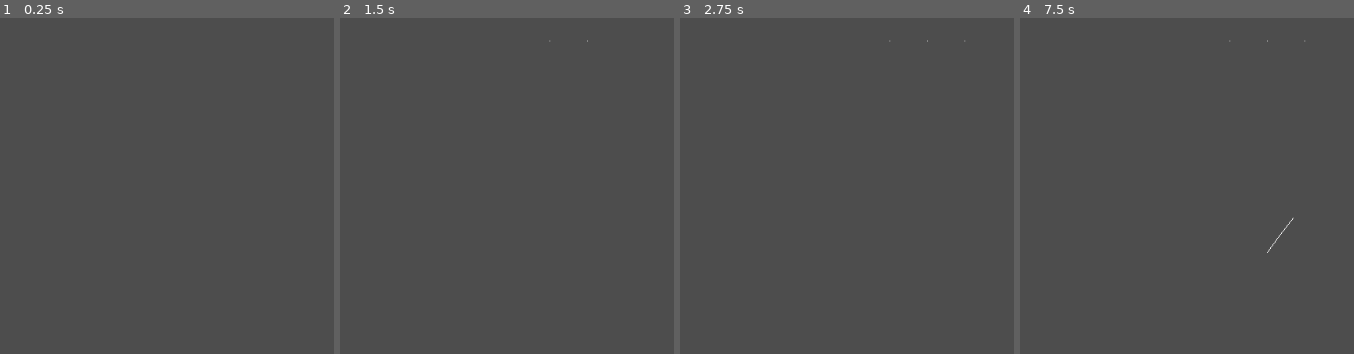
Above: before the commit, frames 1-4 (left to right).
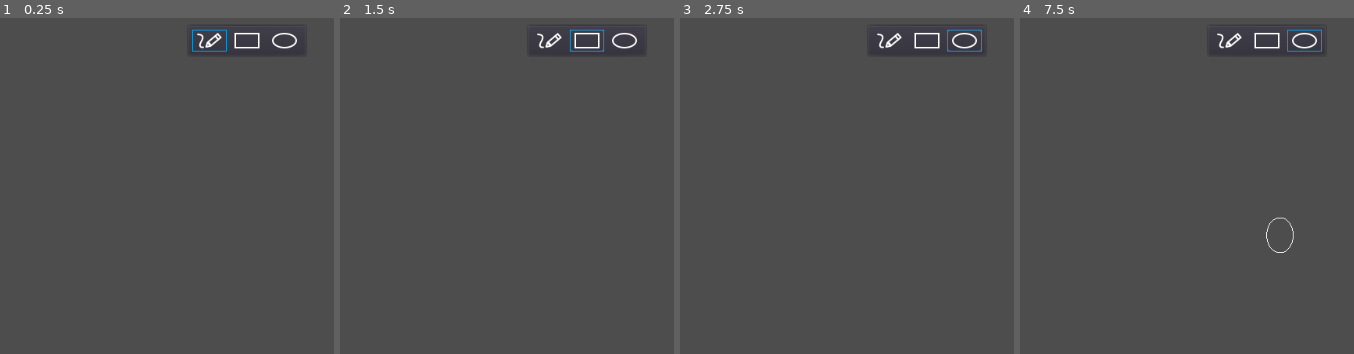
Above: after the commit, the same moments.

Repository: gilzoide/draw-over
Game: Godot game, scene res://main.tscn
The game is run twice, just before and just after one commit, with the same random seed, the same clock (stepped at 60 frames per second) and the same inputs.
Inputs (mouse positions are in pixels of both pictures, inside the frame that each line leads up to):
- Up to frame 1 (0.25 s): no input
- Up to frame 2 (1.5 s): click (550, 41) at 0.52 s; click (587, 41) at 1.27 s
- Up to frame 3 (2.75 s): click (963, 41) at 2.02 s
- Up to frame 4 (7.5 s): click (1230, 41) at 2.77 s; click (1267, 41) at 3.52 s; click (1303, 41) at 4.27 s; click (1230, 41) at 5.02 s; click (1267, 41) at 5.77 s; click (1303, 41) at 6.52 s; tap Enter at 7.25 s; drag from (1267, 253) to (1347, 149) at 7.27 s

The runs differ from the first frame. In frame 1, 0.6% of the frame differs, in the area x 57-90%, y 3-11%; in frame 2, 0.6%; in frame 3, 0.6%; in frame 4, 0.8%, in the area x 58-91%, y 3-70%.

Commit message:
Add toolbar, add board mode, add brush

Diff:
--- /dev/null
+++ b/brush.gd
@@ -0,0 +1,20 @@
+# Copyright (c) 2021 Gil Barbosa Reis.
+# This Source Code Form is subject to the terms of the Mozilla Public
+# License, v. 2.0. If a copy of the MPL was not distributed with this
+# file, You can obtain one at https://mozilla.org/MPL/2.0/.
+extends Resource
+
+export(float, 1, 128) var line_width = 1 setget set_line_width
+export(Color) var color = Color.white setget set_color
+
+
+func set_line_width(value: float) -> void:
+	if value != line_width:
+		line_width = value
+		emit_signal("changed")
+
+
+func set_color(value: Color) -> void:
+	if value != color:
+		color = value
+		emit_signal("changed")
--- a/draw_item.gd
+++ b/draw_item.gd
@@ -1,20 +1,27 @@
+# Copyright (c) 2021 Gil Barbosa Reis.
+# This Source Code Form is subject to the terms of the Mozilla Public
+# License, v. 2.0. If a copy of the MPL was not distributed with this
+# file, You can obtain one at https://mozilla.org/MPL/2.0/.
 extends Node2D
 
 enum Format {
-	LINE_STRIP,
+	PENCIL,
 	RECTANGLE,
 	ELLIPSE,
 }
 
-export(Format) var format = Format.LINE_STRIP
+const Brush = preload("res://brush.gd")
+
+export(Format) var format = Format.PENCIL
 
 export(Color) var color = Color.white
+export(float) var line_width = 1.0
 var origin: Vector2
-var param  # PoolVector2Array for LINE_STRIP, Rect2 for others
+var param  # PoolVector2Array for PENCIL, Rect2 for others
 
 
 func _draw() -> void:
-	if format == Format.LINE_STRIP:
+	if format == Format.PENCIL:
 		draw_polyline(param, color)
 	elif format == Format.RECTANGLE:
 		draw_rect(param, color, false)
@@ -27,15 +34,20 @@
 
 func start(point: Vector2) -> void:
 	origin = point
-	if format == Format.LINE_STRIP:
+	if format == Format.PENCIL:
 		param = PoolVector2Array([point, point + Vector2(1, 0)])
 	else:
 		param = Rect2(point, Vector2.ONE)
 	update()
 
 
+func set_brush(brush: Brush) -> void:
+	color = brush.color
+	line_width = brush.line_width
+
+
 func update_point(point: Vector2) -> void:
-	if format == Format.LINE_STRIP:
+	if format == Format.PENCIL:
 		param.append(point)
 	else:
 		param = Rect2(origin, Vector2.ONE).expand(point)
--- a/main.gd
+++ b/main.gd
@@ -4,15 +4,23 @@
 # file, You can obtain one at https://mozilla.org/MPL/2.0/.
 extends Control
 
+enum Mode {
+	HOME,
+	BOARD,
+	PRESENTATION,
+}
+
 const UNDOREDO_ACTION_DRAW_ITEM = "draw_item"
 const UNDOREDO_ACTION_CLEAR_ITEMS = "clear_items"
 const DrawItem = preload("res://draw_item.gd")
 
+export(Resource) var brush = preload("res://main_brush.tres")
 export(Resource) var settings = preload("res://main_settings.tres")
 
 var _dragging = false
-var _format = DrawItem.Format.LINE_STRIP
 var _undoredo = UndoRedo.new()
+
+onready var _toolbar = $Toolbar
 
 
 func _ready() -> void:
@@ -30,16 +38,20 @@
 
 
 func _gui_input(event: InputEvent) -> void:
-	if event.is_action_pressed("toggle_background"):
-		settings.presentation_mode = not settings.presentation_mode
+	if event.is_action_pressed("mode_home"):
+		_set_mode(Mode.HOME)
+	if event.is_action_pressed("mode_board"):
+		_set_mode(Mode.BOARD)
+	elif event.is_action_pressed("mode_presentation"):
+		_set_mode(Mode.PRESENTATION)
 	elif event.is_action_pressed("clear_drawings"):
 		_clear_items()
-	elif event.is_action_pressed("format_line_strip"):
-		_format = DrawItem.Format.LINE_STRIP
+	elif event.is_action_pressed("format_pencil"):
+		_toolbar.set_current(DrawItem.Format.PENCIL)
 	elif event.is_action_pressed("format_rectangle"):
-		_format = DrawItem.Format.RECTANGLE
+		_toolbar.set_current(DrawItem.Format.RECTANGLE)
 	elif event.is_action_pressed("format_ellipse"):
-		_format = DrawItem.Format.ELLIPSE
+		_toolbar.set_current(DrawItem.Format.ELLIPSE)
 	elif event.is_action_pressed("redo"):
 		# NOTE: is_action_pressed("undo") returns true for Shift+Control+Z,
 		# so "redo" must be handled before "undo"
@@ -48,34 +60,45 @@
 		_undoredo.undo()
 	elif event.is_action("drag_hold") and not event.is_echo():
 		if event.is_pressed():
-			_dragging = true
 			_start_item(get_local_mouse_position())
 		else:
-			_dragging = false
+			_stop_item()
 	elif _dragging:
 		if event.is_action_pressed("ui_cancel"):
 			_undoredo.undo()
-			_dragging = false
+			_stop_item()
 		elif event is InputEventMouseMotion:
 			_update_last_item(event.position)
 
 
+func _set_mode(mode: int) -> void:
+	_toolbar.visible = mode != Mode.PRESENTATION
+	OS.window_borderless = mode == Mode.PRESENTATION
+	OS.window_per_pixel_transparency_enabled = mode == Mode.PRESENTATION
+	get_viewport().transparent_bg = mode == Mode.PRESENTATION
+
+
 func _on_settings_changed() -> void:
-	var is_in_presentation = settings.presentation_mode
-	OS.window_per_pixel_transparency_enabled = is_in_presentation
-	OS.window_borderless = is_in_presentation
-	get_viewport().transparent_bg = is_in_presentation
+	pass
 
 
 func _start_item(point: Vector2) -> void:
+	_dragging = true
 	var item = DrawItem.new()
-	item.format = _format
+	item.set_brush(brush)
+	item.format = _toolbar.current_format()
+	Input.set_use_accumulated_input(item.format != DrawItem.Format.PENCIL)
 	item.start(point)
 	_undoredo.create_action(UNDOREDO_ACTION_DRAW_ITEM)
 	_undoredo.add_do_method(self, "add_child", item)
 	_undoredo.add_do_reference(item)
 	_undoredo.add_undo_method(self, "remove_child", item)
 	_undoredo.commit_action()
+
+
+func _stop_item() -> void:
+	_dragging = false
+	Input.set_use_accumulated_input(true)
 
 
 func _update_last_item(point: Vector2) -> void:
--- a/main.tscn
+++ b/main.tscn
@@ -1,13 +1,64 @@
-[gd_scene load_steps=2 format=2]
+[gd_scene load_steps=8 format=2]
 
 [ext_resource path="res://main.gd" type="Script" id=1]
+[ext_resource path="res://textures/PencilIcon.svg" type="Texture" id=2]
+[ext_resource path="res://textures/RectangleToolIcon.svg" type="Texture" id=3]
+[ext_resource path="res://textures/EllipseToolIcon.svg" type="Texture" id=4]
+[ext_resource path="res://toolbar/toolbar_theme.tres" type="Theme" id=5]
+[ext_resource path="res://toolbar/toolbar.gd" type="Script" id=6]
+[ext_resource path="res://toolbar/toolbar_buttongroup.tres" type="ButtonGroup" id=7]
 
 [node name="Main" type="Control"]
 anchor_right = 1.0
 anchor_bottom = 1.0
+margin_left = 0.396851
+margin_right = 0.396851
 focus_mode = 2
 mouse_default_cursor_shape = 3
 script = ExtResource( 1 )
 __meta__ = {
 "_edit_use_anchors_": false
 }
+
+[node name="Toolbar" type="PanelContainer" parent="."]
+anchor_left = 0.5
+anchor_right = 0.5
+margin_left = -77.0
+margin_top = 8.0
+margin_right = 77.0
+margin_bottom = 40.0
+script = ExtResource( 6 )
+__meta__ = {
+"_edit_use_anchors_": false
+}
+
+[node name="HBoxContainer" type="HBoxContainer" parent="Toolbar"]
+margin_left = 7.0
+margin_top = 7.0
+margin_right = 147.0
+margin_bottom = 35.0
+theme = ExtResource( 5 )
+
+[node name="PencilButton" type="Button" parent="Toolbar/HBoxContainer"]
+margin_right = 44.0
+margin_bottom = 28.0
+toggle_mode = true
+pressed = true
+group = ExtResource( 7 )
+icon = ExtResource( 2 )
+
+[node name="RectangleButton" type="Button" parent="Toolbar/HBoxContainer"]
+margin_left = 48.0
+margin_right = 92.0
+margin_bottom = 28.0
+toggle_mode = true
+group = ExtResource( 7 )
+icon = ExtResource( 3 )
+
+[node name="EllipseButton" type="Button" parent="Toolbar/HBoxContainer"]
+margin_left = 96.0
+margin_right = 140.0
+margin_bottom = 28.0
+toggle_mode = true
+group = ExtResource( 7 )
+icon = ExtResource( 4 )
--- /dev/null
+++ b/main_brush.tres
@@ -0,0 +1,8 @@
+[gd_resource type="Resource" load_steps=2 format=2]
+
+[ext_resource path="res://brush.gd" type="Script" id=1]
+
+[resource]
+script = ExtResource( 1 )
+line_width = 1.0
+color = Color( 1, 1, 1, 1 )
--- a/project.godot
+++ b/project.godot
@@ -24,9 +24,19 @@
 
 [input]
 
-toggle_background={
+mode_home={
+"deadzone": 0.5,
+"events": [ Object(InputEventKey,"resource_local_to_scene":false,"resource_name":"","device":0,"alt":false,"shift":false,"control":true,"meta":false,"command":true,"pressed":false,"scancode":72,"unicode":0,"echo":false,"script":null)
+ ]
+}
+mode_board={
 "deadzone": 0.5,
 "events": [ Object(InputEventKey,"resource_local_to_scene":false,"resource_name":"","device":0,"alt":false,"shift":false,"control":true,"meta":false,"command":true,"pressed":false,"scancode":66,"unicode":0,"echo":false,"script":null)
+ ]
+}
+mode_presentation={
+"deadzone": 0.5,
+"events": [ Object(InputEventKey,"resource_local_to_scene":false,"resource_name":"","device":0,"alt":false,"shift":false,"control":true,"meta":false,"command":true,"pressed":false,"scancode":80,"unicode":0,"echo":false,"script":null)
  ]
 }
 clear_drawings={
@@ -40,7 +50,7 @@
 , Object(InputEventKey,"resource_local_to_scene":false,"resource_name":"","device":0,"alt":false,"shift":false,"control":false,"meta":false,"command":false,"pressed":false,"scancode":32,"unicode":0,"echo":false,"script":null)
  ]
 }
-format_line_strip={
+format_pencil={
 "deadzone": 0.5,
 "events": [ Object(InputEventKey,"resource_local_to_scene":false,"resource_name":"","device":0,"alt":false,"shift":false,"control":false,"meta":false,"command":false,"pressed":false,"scancode":80,"unicode":0,"echo":false,"script":null)
  ]
--- /dev/null
+++ b/textures/EllipseToolIcon.svg
@@ -0,0 +1,3 @@
+<svg width="32" height="20" viewBox="0 0 32 20" fill="none" xmlns="http://www.w3.org/2000/svg">
+<path d="M31 10C31 12.2922 29.5107 14.5187 26.7837 16.2231C24.0709 17.9186 20.2608 19 16 19C11.7392 19 7.92915 17.9186 5.21629 16.2231C2.48934 14.5187 1 12.2922 1 10C1 7.70778 2.48934 5.48128 5.21629 3.77693C7.92915 2.08139 11.7392 1 16 1C20.2608 1 24.0709 2.08139 26.7837 3.77693C29.5107 5.48128 31 7.70778 31 10Z" stroke="white" stroke-width="2"/>
+</svg>
--- /dev/null
+++ b/textures/PencilIcon.svg
@@ -0,0 +1,13 @@
+<svg width="32" height="20" viewBox="0 0 32 20" fill="none" xmlns="http://www.w3.org/2000/svg">
+<g clip-path="url(#clip0)">
+<path d="M11.6997 18.0255L13.473 12.3603L17.3297 16.9565L11.6997 18.0255Z" stroke="white" stroke-width="2" stroke-linejoin="round"/>
+<rect x="23.4602" y="3.97998" width="6" height="12" transform="rotate(50 23.4602 3.97998)" stroke="white" stroke-width="2"/>
+<rect x="26.5244" y="1.40883" width="6" height="4" transform="rotate(50 26.5244 1.40883)" stroke="white" stroke-width="2"/>
+<path d="M8 18.5C5 19 2.00001 17.5 5 12C6.63636 9 11 2.5 1 2" stroke="white" stroke-width="2" stroke-linecap="round"/>
+</g>
+<defs>
+<clipPath id="clip0">
+<rect width="32" height="20" fill="white"/>
+</clipPath>
+</defs>
+</svg>
--- /dev/null
+++ b/textures/RectangleToolIcon.svg
@@ -0,0 +1,3 @@
+<svg width="32" height="20" viewBox="0 0 32 20" fill="none" xmlns="http://www.w3.org/2000/svg">
+<rect x="1" y="1" width="30" height="18" stroke="white" stroke-width="2"/>
+</svg>
--- /dev/null
+++ b/toolbar/toolbar.gd
@@ -0,0 +1,20 @@
+# Copyright (c) 2021 Gil Barbosa Reis.
+# This Source Code Form is subject to the terms of the Mozilla Public
+# License, v. 2.0. If a copy of the MPL was not distributed with this
+# file, You can obtain one at https://mozilla.org/MPL/2.0/.
+extends Control
+
+const DrawItem = preload("res://draw_item.gd")
+
+export(ButtonGroup) var button_group = preload("res://toolbar/toolbar_buttongroup.tres")
+
+onready var _buttons = $HBoxContainer.get_children()
+
+
+func set_current(current: int) -> void:
+	_buttons[current].pressed = true
+
+
+func current_format() -> int:
+	var pressed_button = button_group.get_pressed_button()
+	return pressed_button.get_position_in_parent()
--- /dev/null
+++ b/toolbar/toolbar_buttongroup.tres
@@ -0,0 +1,4 @@
+[gd_resource type="ButtonGroup" format=2]
+
+[resource]
+resource_local_to_scene = false
--- /dev/null
+++ b/toolbar/toolbar_theme.tres
@@ -0,0 +1,25 @@
+[gd_resource type="Theme" load_steps=3 format=2]
+
+[sub_resource type="StyleBoxEmpty" id=1]
+content_margin_left = 6.0
+content_margin_right = 6.0
+content_margin_top = 4.0
+content_margin_bottom = 4.0
+
+[sub_resource type="StyleBoxFlat" id=2]
+content_margin_left = 6.0
+content_margin_right = 6.0
+content_margin_top = 4.0
+content_margin_bottom = 4.0
+draw_center = false
+border_width_left = 1
+border_width_top = 1
+border_width_right = 1
+border_width_bottom = 1
+border_color = Color( 0, 0.670588, 1, 1 )
+
+[resource]
+Button/colors/font_color_pressed = Color( 0.301961, 0.764706, 1, 1 )
+Button/constants/hseparation = 5
+Button/styles/normal = SubResource( 1 )
+Button/styles/pressed = SubResource( 2 )
Not shown, added: textures/EllipseToolIcon.svg.import
Not shown, added: textures/PencilIcon.svg.import
Not shown, added: textures/RectangleToolIcon.svg.import
